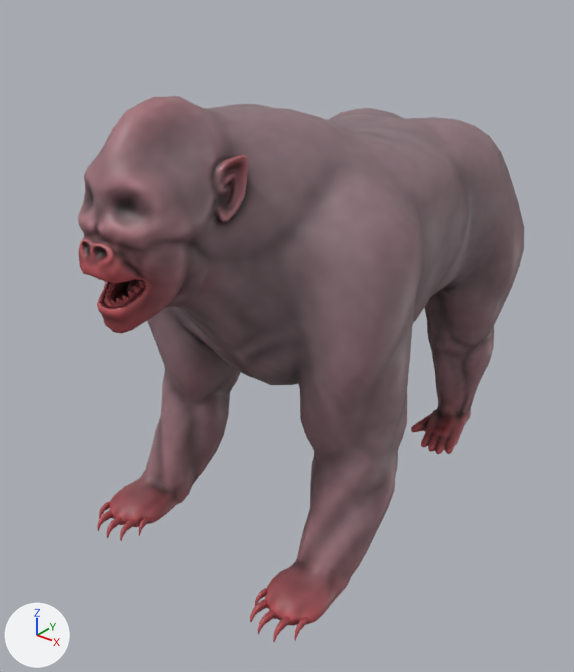
Renders of the FBX model models/polewik/polewik.fbx from each side of a commit.
Camera for both pictures: a 50 mm lens placed at (2.18, -2.92, 2.66), pointed at (-0.05, -0.13, 0.93). Arrows for +X, +Y and +Z are at lower left; the lights stay in place. Where no turn or scale is listed for an object, it has been applied to the vertices.

Names of what the first picture shows: 'polewik'.
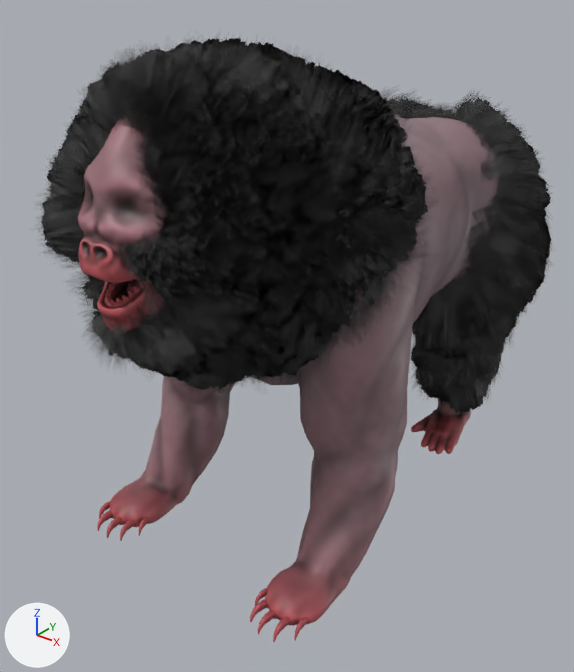
Commit message: updated vmdl + morphs for fur

Location of each change, [x1, y1, x2, y2] in pixels of the pictures (574 x 672 px):
'polewik', reshaped
    before: [78, 96, 524, 642]
    after: [64, 57, 534, 642]
part 1 of me_polewik, added (black)
    after: [390, 103, 534, 407]
part 2 of me_polewik, added (black)
    after: [64, 57, 416, 366]

Edits to the bpy script that builds the scene:
```text
Add img_fur_png:
    img_fur_png = load_image('fur.png', 'materials/fur.png', 1024, 1024, 'sRGB')
Add img_fur_trans_png:
    img_fur_trans_png = load_image('fur_trans.png', 'materials/fur_trans.png', 1024, 1024, 'Non-Color')
Add mat_fur:
    mat_fur = bpy.data.materials.new('fur')
    # uses the picture img_fur_png
    # uses the picture img_fur_trans_png
Change me_polewik:
    used by ob_polewik; location = (0.0, 0.0, 0.0)
    remove me_polewik.from_pydata(...)  # 6213 vertices, 6481 faces; spans x -0.73..0.73, y -1.31..1.34, z -0.01..2.19
    add me_polewik.from_pydata(...)  # 34621 vertices, 13657 faces; spans x -0.85..0.87, y -1.35..1.52, z -0.01..2.43
    me_polewik part 1: 15755 vertices added at x -0.8..0.83, y 0.52..1.52, z 0.11..2.04
    me_polewik part 2: 12652 vertices added at x -0.85..0.87, y -1.35..0.4, z 0.83..2.43
    add me_polewik.materials.append(mat_fur)
```
